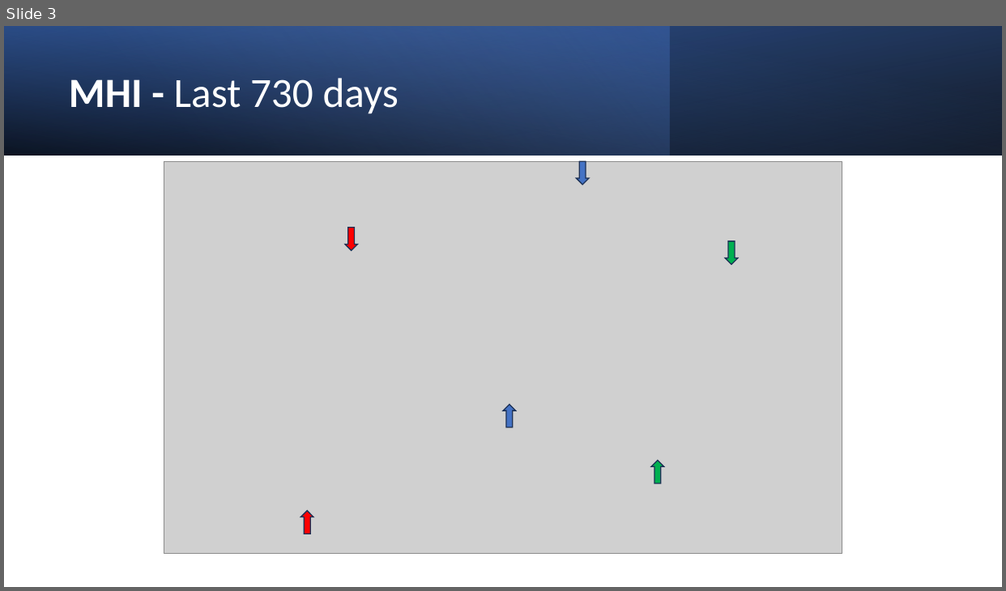
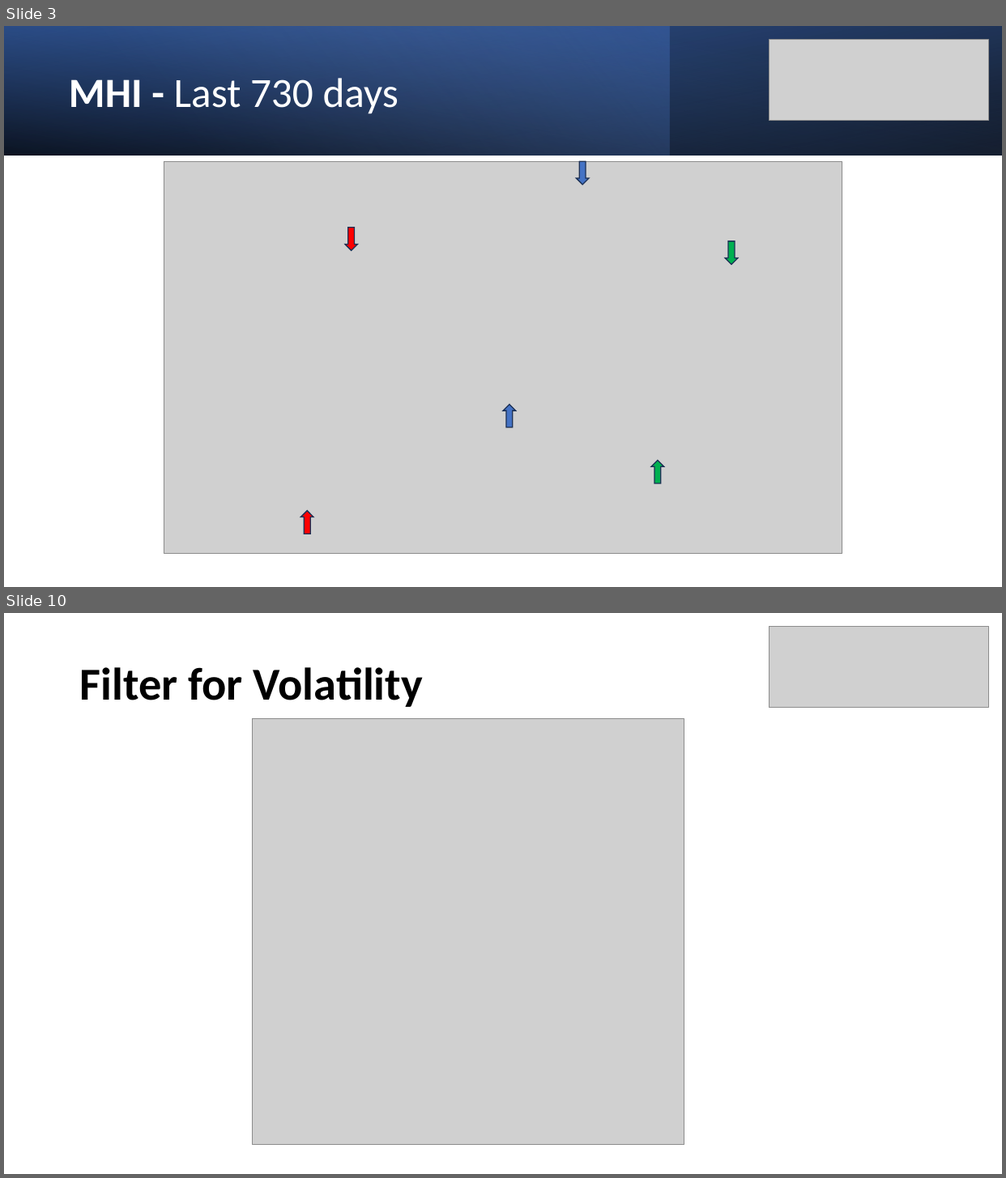
Before and after one commit to MarkovMarkowitz/MarkovMarkowitz, a slide deck: INVESTOR PRESENTATIONS/Investor Presentation v1.pptx. Shown one above the other, each under a label of ours: slide 3 before the commit, slides 3 and 10 after it; the slides between them are not shown. The pictures are 1006x591 and 1006x1178 pixels, drawn with LibreOffice and Linux fonts; fonts in the diff are those of the drawing; grey boxes stand for pictures. Boxes give left, top, right and bottom in pixels: in the first picture for what was removed or moved away, otherwise in the second. Text is boxed around its words. In the diff, an @@ line names an element or a change of style, - is before the commit and + after.

```diff
--- a/INVESTOR PRESENTATIONS/Investor Presentation v1.pptx
+++ b/INVESTOR PRESENTATIONS/Investor Presentation v1.pptx
@@ slide 10 added at (4,613,1002,1174), background #FFFFFF @@
@@ picture added at (769,627,989,707) @@
@@ title added at (80,667,423,707), 44 pt, text #000000, bold @@
+Filter for Volatility
@@ picture added at (252,719,684,1144) @@
@@ slide 3 changed as well @@
@@ picture added at (769,40,989,120) @@
```
Also in this commit, not shown: 3 other slides changed, 6 other slides added, 2 other files.
